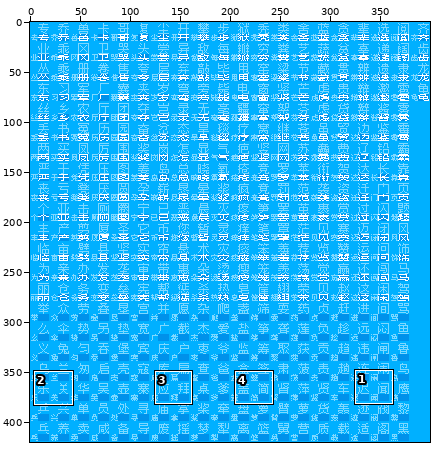
Pixel-art file -- Data/核心笑传之抄抄表——《现代汉语常用字表》常用字部分.ase. The picture above shows the old version from afar; the outline marks the close-up.
Close-up. Earlier state:
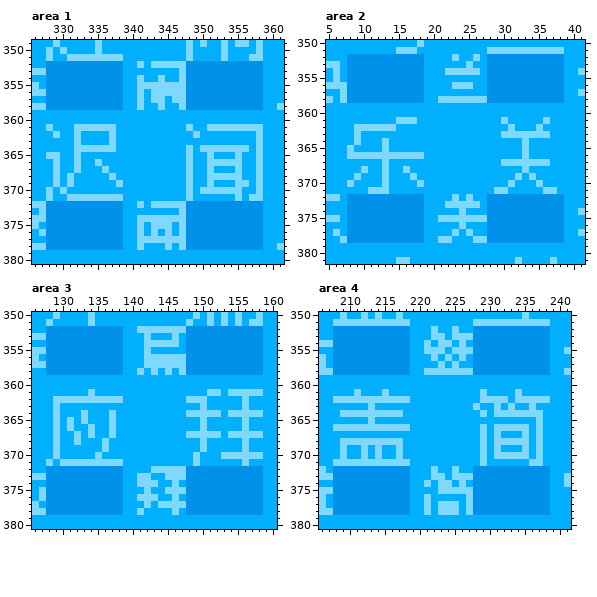
400x420 pixels, 1 frame. Colours within 5 levels of each other are drawn and written as one. Shown: area 1: x 326..361, y 349..380; area 2: x 5..41, y 350..381; area 3: x 126..160, y 350..380; area 4: x 206..241, y 350..380. The commit also changed other parts of the picture, which this record leaves out.
Once edited:
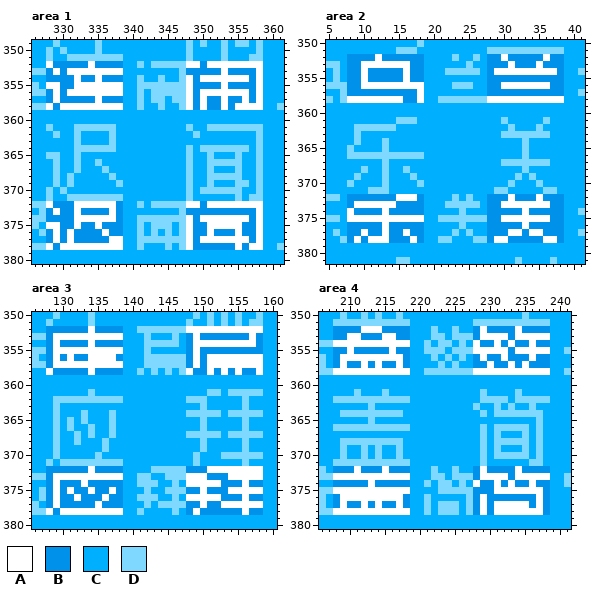
Palette (. is transparent): A #ffffff  B #0091ea  C #00b0ff  D #7ed8ff
Edits made:
Changed rows in their new state; - is an unchanged pixel.
Area 1, layer "字形层":
first column x 328:
352 A-----A-------------AA-AAAAAAAA
353 -A-AAAAAAAA--------------A----A
354 ----A--A------------A-AAAAAAA-A
355 AA--AAAAAAA---------A----A----A
356 -A-AAAAAAAA---------A-AAAAAAA-A
357 -A-----A------------A-A--A--A-A
358 A-AAAAAAAAA---------A-A--A-AAAA
first column x 328:
372 A---AAAAAA----------AA-AAAAAAAA
373 -A--A----A--------------------A
374 ----AAAAAA----------A-AAAAAAA-A
375 AA--A--A------------A--AAAAA--A
376 -A-A----A-----------A--A---A--A
377 -A-A-----AA---------A-AAAAAAA-A
378 A-AAAAAAAAA---------A------A-AA
Area 2, layer "字形层":
first column x 8:
352 ----A-----------------A-----A--
353 --AAAAAAA--------------A---A---
354 --A-----A------------AAAAAAAAA-
355 --A-----A----------------------
356 --AAAAAAAAA-----------AAAAAAA--
357 ----------A--------------------
358 AAAAAAAA--A---------AAAAAAAAAAA
first column x 8:
372 -------AAA-------------A---A--
373 -AAAAAA---------------AAAAAAA-
374 A----A-------------------A----
375 AAAAAAAAAAA-----------AAAAAAA-
376 -----A-------------------A----
377 --A--A--A--------------AA-AA--
378 -A-AAA---A-----------AA-----AA
Area 3, layer "字形层":
first column x 128:
352 ------A-------------AAAAAAAAAAA
353 -AAAAAAAAAA----------A-------A-
354 -A----A--------------AAAAAAAAA-
355 -AAAAAAAAAA----------A---------
356 -A-A--AAAA-----------A-AAAAAAAA
357 -AAAAAAAAAA----------A-AAAAAAAA
358 A-----A-------------A--A-A-A--A
first column x 128:
372 ------A----------------AAAAAAAA
373 -AAAAAAAAAA---------AAA---AAAAA
374 -A---A--------------AAAAA---A--
375 -A-A--A--A------------A---AAAAA
376 -A--A---A-----------AAAAA---A--
377 -A-----A--------------A--AAAAAA
378 A-AAAAAAAAA----------A------A--
Area 4, layer "字形层":
first column x 208:
352 ----AAA--------------A----A----
353 --AA---AA------------AAAA-AAAAA
354 AAAAAAAAAAA---------A--A-A--A--
355 --A-----A-----------AAAAA-AAAAA
356 -AAAAAAAAA-----------A--A---A--
357 -A--A-A--A------------A--A-A---
358 AAAAAAAAAAA---------AAAAAAAAAAA
first column x 208:
372 ---A---A-------------A----A----
373 AAAAAAAAAAA----------AAAA-AAAAA
374 -----A--------------A--A-A--A--
375 AAAAAAAAAAA------------AAAAAAA-
376 -AAAAAAAAA-----------A-------A-
377 -A--A-A--A-----------A-AAAAA-A-
378 AAAAAAAAAAA----------A-AAAAAAA-
